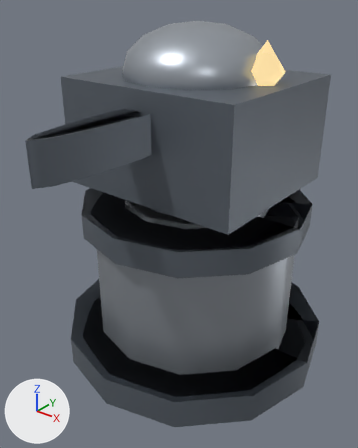
Renders of the glTF model public/assets/3d/towers/sentinel.glb from each side of a commit.
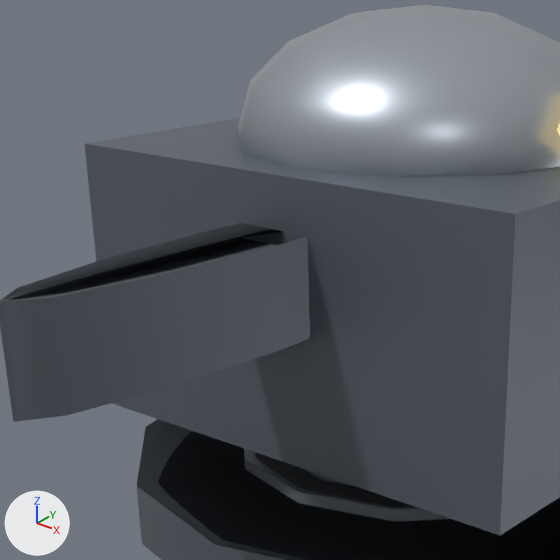
The first picture shows the older version from a 50 mm lens placed at (1.8, -2.42, 2.36), pointed at (-0.02, -0.14, 0.95). The close-ups show the older and then the newer version on the part from 7% to 71% of the width and 4% to 55% of the height of that picture. Only the edits that show in the close-ups are written down. The axes (+X, +Y, +Z) are drawn at lower left. The lights are the same throughout. Where no turn or scale is listed for an object, it has been applied to the vertices.

Objects in the first close-up: 'armor', 'barrel', 'baseCollar', 'helmet', 'lowerTrim' and 1 more.
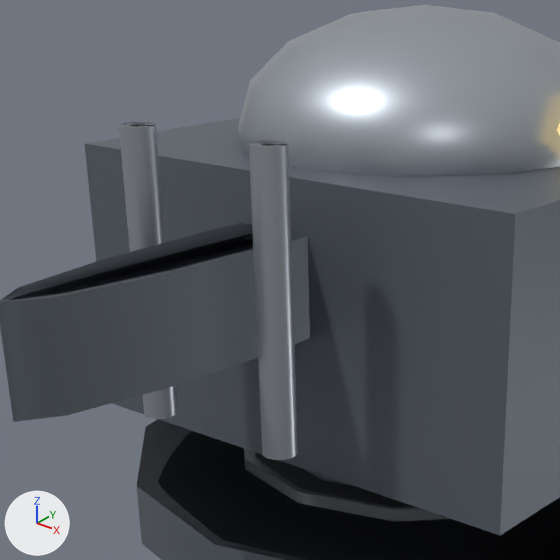
Edits to the bpy script that builds the scene:
```text
Add ob_barreldetailr:
    ob_barreldetailr = bpy.data.objects.new('BarrelDetailR', me_cylinder_1)
    ob_barreldetailr.parent = ob_turret
    ob_barreldetailr.location = (0.18, -0.72, 0.12)
    ob_barreldetailr.scale = (0.075, 0.075, 0.62)
Add ob_barreldetaill:
    ob_barreldetaill = bpy.data.objects.new('BarrelDetailL', me_cylinder_1)
    ob_barreldetaill.parent = ob_turret
    ob_barreldetaill.location = (-0.18, -0.72, 0.12)
    ob_barreldetaill.scale = (0.075, 0.075, 0.62)
```

What differs and where, as boxes [x1, y1, x2, y2] in the close-ups (560 x 560 px):
'BarrelDetailR', added: after [249, 140, 298, 460]
'BarrelDetailL', added: after [119, 122, 178, 419]
